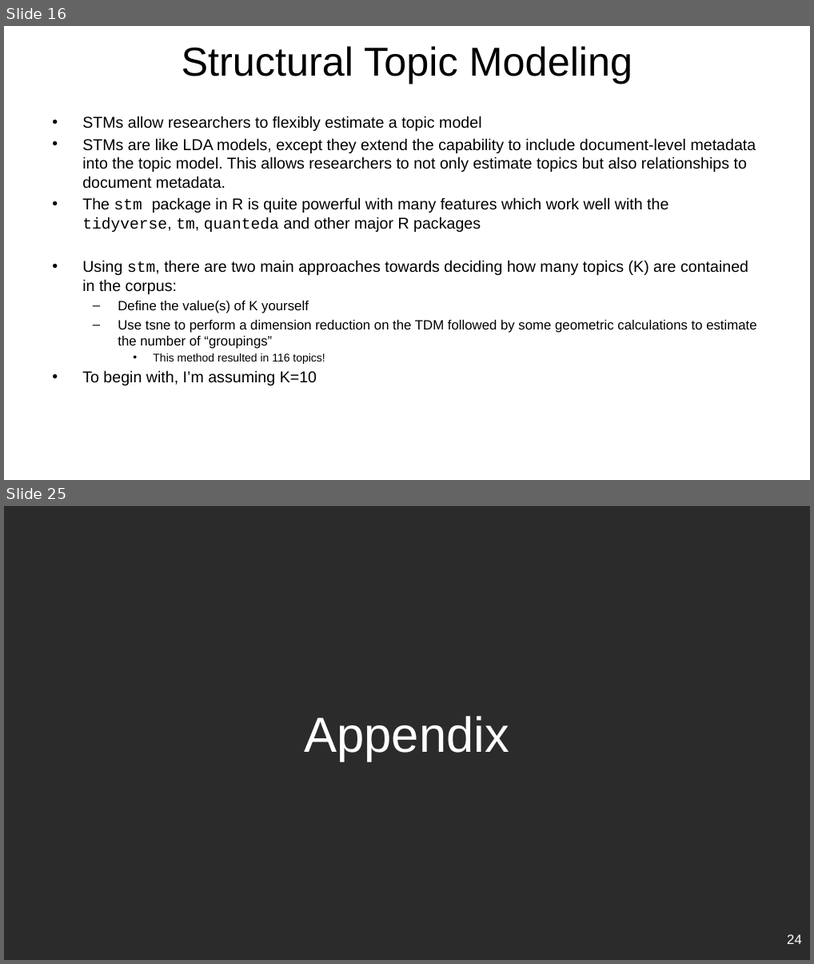
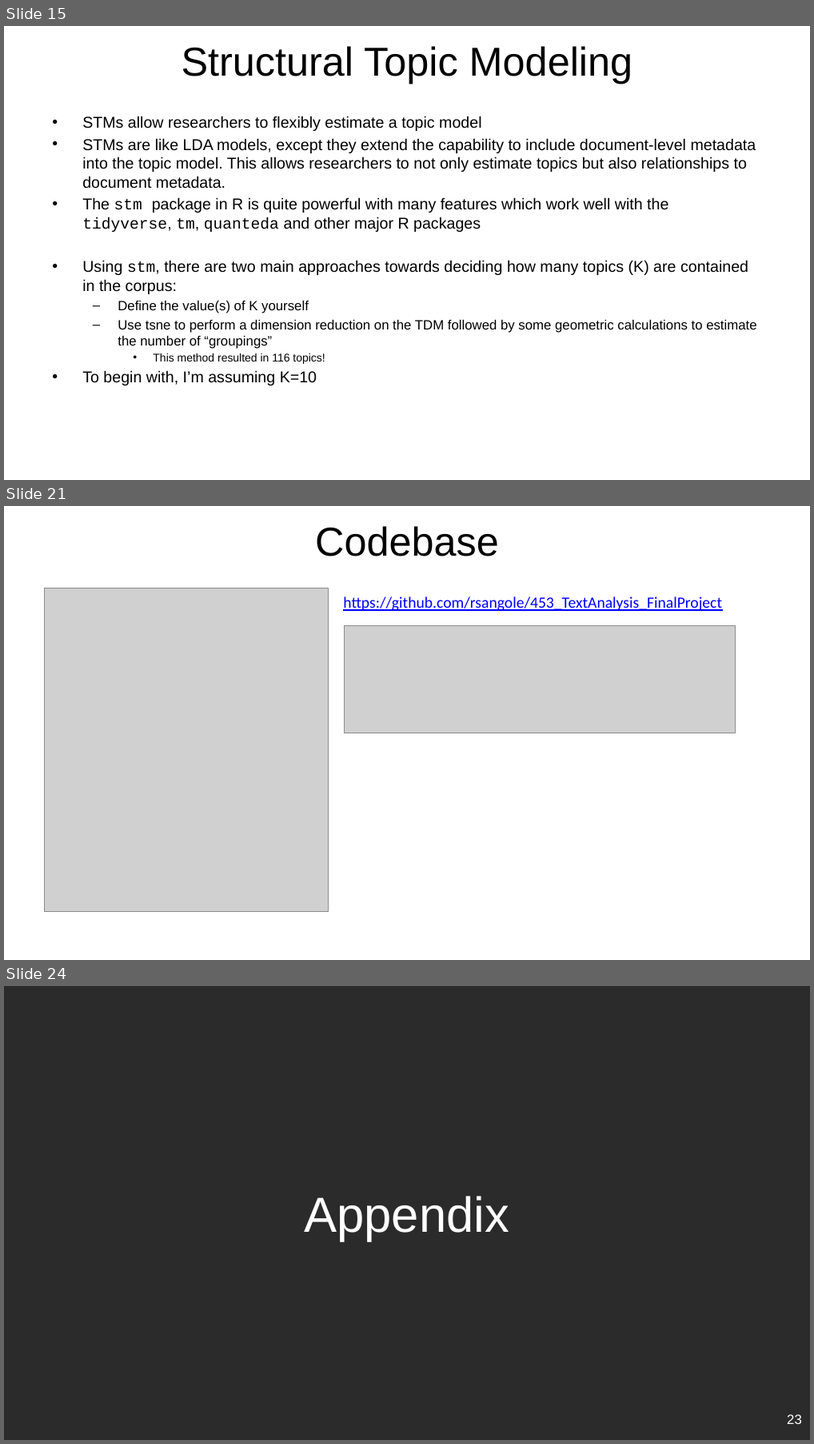
Before and after one commit to rsangole/453_TextAnalysis_FinalProject, a slide deck: reports/Final Report.pptx. Shown one above the other, each under a label of ours: slides 16 and 25 before the commit, slides 15, 21 and 24 after it; the slides between them are not shown. The pictures are 814x964 and 814x1444 pixels, drawn with LibreOffice and Linux fonts; fonts in the diff are those of the drawing; grey boxes stand for pictures; background and template pictures are left out; a plain dark background stands for a picture behind light text. Boxes give left, top, right and bottom in pixels: in the first picture for what was removed or moved away, otherwise in the second. Text is boxed around its words. In the diff, an @@ line names an element or a change of style, - is before the commit and + after.

```diff
--- a/reports/Final Report.pptx
+++ b/reports/Final Report.pptx
@@ slide 21 added at box(4, 506, 810, 960), background picture (left out) @@
@@ title added at box(315, 526, 499, 556), 36 pt, text #000000 @@
+Codebase
@@ picture added at box(44, 588, 328, 911) @@
@@ text added at box(343, 596, 722, 611), 14 pt, text #0000FF, underline @@
+https://github.com/rsangole/453_TextAnalysis_FinalProject
@@ picture added at box(344, 626, 735, 733) @@
@@ page number added at box(582, 926, 770, 950), 12 pt, text #FFFFFF @@
+20
@@ what was slide 16 is now slide 15 @@
@@ what was slide 25 is now slide 24 @@
@@ page number at box(787, 1414, 802, 1424): text changed @@
-24
+23
```
Also in this commit, not shown: 6 slides changed, 5 other slides added, 7 slides removed, 6 other files.
